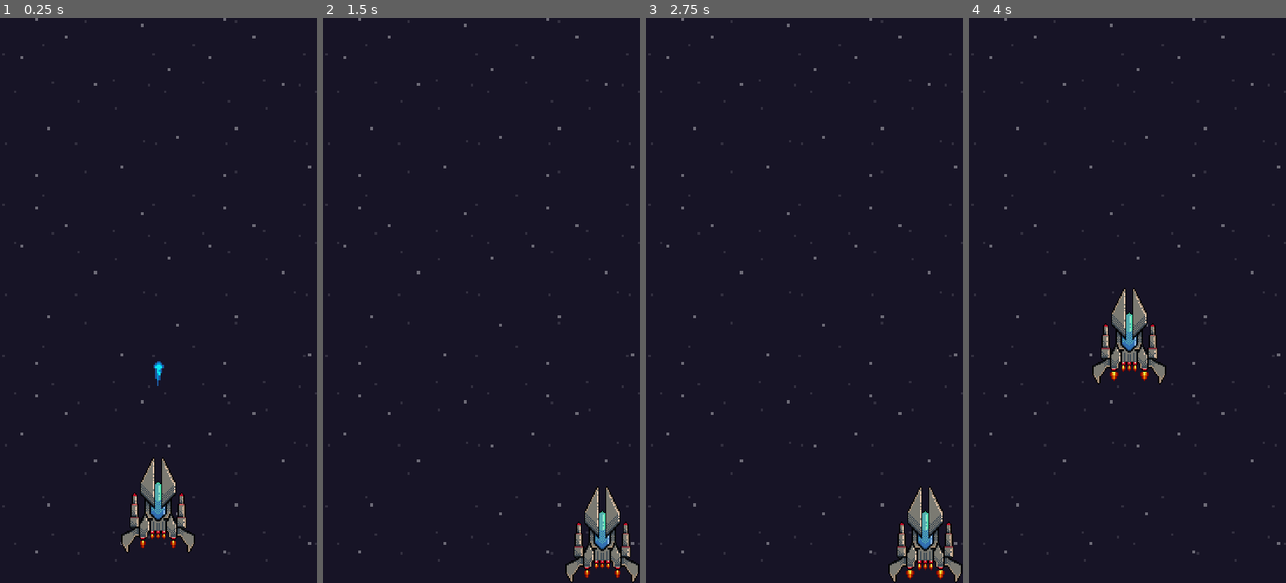
Above: before the commit, frames 1-4 (left to right).
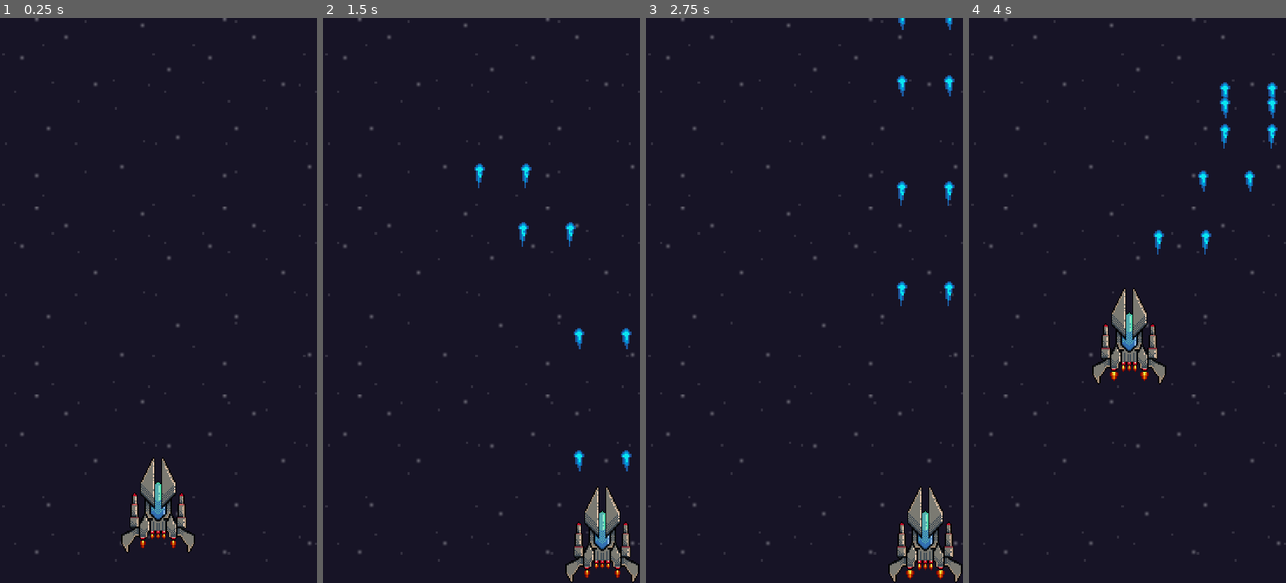
Above: after the commit, the same moments.

Repository: frv-dev/mining-space
Game: Godot game, scene res://modules/levels/main_level/MainLevel.tscn
Same seed, same stepped clock (60 frames per second), same inputs: the game is played once before the commit and once after it.
Inputs (mouse positions are in pixels of both pictures, inside the frame that each line leads up to):
- Up to frame 1 (0.25 s): no input
- Up to frame 2 (1.5 s): move the mouse to (551, 272) at 0.52 s; hold Right (ui_right) 0.53-1.28 s; tap Space (ui_accept) at 0.6, 0.77, 1.07, 1.35 s; move the mouse to (418, 328) at 1.27 s; hold Down (ui_down) from 1.28 s (still down)
- Up to frame 3 (2.75 s): tap Space (ui_accept) at 1.52, 1.82, 2.1 s; move the mouse to (836, 176) at 2.02 s; release Down (ui_down) at 2.03 s; hold Right (ui_right) from 2.03 s (still down)
- Up to frame 4 (4 s): move the mouse to (1111, 413) at 2.77 s; release Right (ui_right) at 2.78 s; hold Up (ui_up) 2.78-3.53 s; tap Space (ui_accept) at 2.85, 3.02, 3.32, 3.6, 3.77 s; move the mouse to (1222, 385) at 3.52 s; hold Left (ui_left) from 3.53 s (still down)

The runs differ from the first frame. In frame 1, 0.4% of the frame differs, in the area x 6-99%, y 0-95%; in frame 2, 0.9%; in frame 3, 0.8%; in frame 4, 1.0%.

Commit message:
Shoot keys and controller mechanics implemented

Diff:
--- a/modules/characters/player/ship/scripts/Ship.gd
+++ b/modules/characters/player/ship/scripts/Ship.gd
@@ -1,15 +1,18 @@
 class_name Ship extends Node2D
 
 export (int) var speed := 1000
+export (int) var maximum_shoots := 7
 
 var screen_size_object: ScreenSize
 
 var width: float
 var height: float
 
+signal shoot(position)
+
 
 func _ready() -> void:
-	screen_size_object = load('res://modules/scripts/ScreenSize.gd').new(self)
+	screen_size_object = load('res://scripts/ScreenSize.gd').new(self)
 
 	var ship_sprite := ($ShipSprite as Sprite)
 
@@ -20,9 +23,10 @@
 
 
 func _process(delta: float) -> void:
-	_mouse_movement_mechanics(delta)
-	_keys_controller_movement_mechanics(delta)
-	_movement_limitations(delta)
+	_mouse_and_finger_movement_mechanics(delta)
+	_keys_and_controller_movement_mechanics(delta)
+	_movement_limitations()
+	_keys_and_controller_shoot_mechanics()
 
 
 func _set_initial_position() -> void:
@@ -32,7 +36,7 @@
 	global_position.y = screen_size.y - (height / 2) - 100
 
 
-func _mouse_movement_mechanics(delta: float) -> void:
+func _mouse_and_finger_movement_mechanics(delta: float) -> void:
 	if Input.is_action_pressed('ui_click'):
 		var mouse_position := get_global_mouse_position()
 
@@ -43,7 +47,7 @@
 			translate(global_position.direction_to(mouse_position) * speed * delta)
 
 
-func _keys_controller_movement_mechanics(delta: float) -> void:
+func _keys_and_controller_movement_mechanics(delta: float) -> void:
 	if Input.is_action_pressed('ui_click'):
 		return
 
@@ -62,7 +66,7 @@
 	translate(Vector2(x_direction, y_direction) * speed * delta)
 
 
-func _movement_limitations(delta: float) -> void:
+func _movement_limitations() -> void:
 	var screen_size := screen_size_object.get_size()
 
 	var x_minimum := round(width / 4)
@@ -73,3 +77,12 @@
 
 	global_position.x = clamp(global_position.x, x_minimum, x_maximum)
 	global_position.y = clamp(global_position.y, y_minimum, y_maximum)
+
+
+func _keys_and_controller_shoot_mechanics() -> void:
+	if Input.is_action_just_pressed('ui_accept'):
+		var quantity_shoots = get_tree().get_nodes_in_group('shoots').size()
+
+		if quantity_shoots < maximum_shoots * 2:
+			emit_signal('shoot', Vector2(global_position.x - 82, global_position.y - 80))
+			emit_signal('shoot', Vector2(global_position.x + 78, global_position.y - 80))
--- a/modules/levels/main_level/MainLevel.tscn
+++ b/modules/levels/main_level/MainLevel.tscn
@@ -2,14 +2,15 @@
 
 [ext_resource path="res://modules/characters/player/ship/Ship.tscn" type="PackedScene" id=1]
 [ext_resource path="res://modules/models/backgrounds/deep_space/DeepSpace.tscn" type="PackedScene" id=2]
-[ext_resource path="res://modules/models/shots/small-shot/SmallShot.tscn" type="PackedScene" id=3]
+[ext_resource path="res://modules/levels/main_level/scripts/MainLevel.gd" type="Script" id=4]
 
 [node name="MainLevel" type="Node2D"]
+script = ExtResource( 4 )
 
 [node name="DeepSpace" parent="." instance=ExtResource( 2 )]
 
 [node name="Ship" parent="." instance=ExtResource( 1 )]
 position = Vector2( 540, 1700 )
+z_index = 1
 
-[node name="SmallShot" parent="." instance=ExtResource( 3 )]
-position = Vector2( 540, 1458 )
+[connection signal="shoot" from="Ship" to="." method="_on_Ship_shoot"]
--- /dev/null
+++ b/modules/levels/main_level/scripts/MainLevel.gd
@@ -0,0 +1,12 @@
+class_name MainLevel extends Node2D
+
+var preloaded_small_shoot := preload('res://modules/models/shoots/small_shoot/SmallShoot.tscn') as PackedScene
+
+
+func _ready() -> void:
+	pass
+
+func _on_Ship_shoot(position: Vector2) -> void:
+	var small_shoot := preloaded_small_shoot.instance() as SmallShoot
+	small_shoot.global_position = position
+	add_child(small_shoot)
--- a/modules/models/shots/small-shot/SmallShot.tscn
+++ b/modules/models/shoots/small_shoot/SmallShoot.tscn
@@ -1,7 +1,7 @@
 [gd_scene load_steps=6 format=2]
 
-[ext_resource path="res://modules/models/shots/small-shot/assets/small-shot.png" type="Texture" id=1]
-[ext_resource path="res://modules/models/shots/small-shot/scripts/SmallShot.gd" type="Script" id=2]
+[ext_resource path="res://modules/models/shoots/small_shoot/assets/small-shoot.png" type="Texture" id=1]
+[ext_resource path="res://modules/models/shoots/small_shoot/scripts/SmallShoot.gd" type="Script" id=2]
 
 [sub_resource type="Animation" id=1]
 length = 0.001
@@ -19,7 +19,6 @@
 }
 
 [sub_resource type="Animation" id=2]
-resource_name = "moving"
 length = 0.2
 loop = true
 tracks/0/type = "value"
@@ -39,7 +38,7 @@
 radius = 18.0
 height = 16.0
 
-[node name="SmallShot" type="Node2D"]
+[node name="SmallShot" type="Node2D" groups=["shoots"]]
 script = ExtResource( 2 )
 __meta__ = {
 "_edit_group_": true
--- a/modules/models/shots/small-shot/scripts/SmallShot.gd
+++ b/modules/models/shoots/small_shoot/scripts/SmallShoot.gd
@@ -1,6 +1,6 @@
-class_name SmallShot extends Node2D
+class_name SmallShoot extends Node2D
 
-export (float) var speed := 1000.0
+export (float) var speed := 1200.0
 
 
 func _ready() -> void:
--- a/project.godot
+++ b/project.godot
@@ -14,10 +14,15 @@
 "language": "GDScript",
 "path": "res://modules/models/backgrounds/deep_space/scripts/BakcgroundDisplacement.gd"
 }, {
+"base": "Node2D",
+"class": "MainLevel",
+"language": "GDScript",
+"path": "res://modules/levels/main_level/scripts/MainLevel.gd"
+}, {
 "base": "Reference",
 "class": "ScreenSize",
 "language": "GDScript",
-"path": "res://modules/scripts/ScreenSize.gd"
+"path": "res://scripts/ScreenSize.gd"
 }, {
 "base": "Node2D",
 "class": "Ship",
@@ -25,15 +30,16 @@
 "path": "res://modules/characters/player/ship/scripts/Ship.gd"
 }, {
 "base": "Node2D",
-"class": "SmallShot",
+"class": "SmallShoot",
 "language": "GDScript",
-"path": "res://modules/models/shots/small-shot/scripts/SmallShot.gd"
+"path": "res://modules/models/shoots/small_shoot/scripts/SmallShoot.gd"
 } ]
 _global_script_class_icons={
 "BackgroundDisplacement": "",
+"MainLevel": "",
 "ScreenSize": "",
 "Ship": "",
-"SmallShot": ""
+"SmallShoot": ""
 }
 
 [application]
@@ -62,6 +68,28 @@
 
 [input]
 
+ui_accept={
+"deadzone": 0.5,
+"events": [ Object(InputEventKey,"resource_local_to_scene":false,"resource_name":"","device":0,"alt":false,"shift":false,"control":false,"meta":false,"command":false,"pressed":false,"scancode":32,"physical_scancode":0,"unicode":0,"echo":false,"script":null)
+, Object(InputEventJoypadButton,"resource_local_to_scene":false,"resource_name":"","device":0,"button_index":0,"pressure":0.0,"pressed":false,"script":null)
+ ]
+}
+ui_select={
+"deadzone": 0.5,
+"events": [  ]
+}
+ui_cancel={
+"deadzone": 0.5,
+"events": [  ]
+}
+ui_focus_next={
+"deadzone": 0.5,
+"events": [  ]
+}
+ui_focus_prev={
+"deadzone": 0.5,
+"events": [  ]
+}
 ui_left={
 "deadzone": 0.5,
 "events": [ Object(InputEventKey,"resource_local_to_scene":false,"resource_name":"","device":0,"alt":false,"shift":false,"control":false,"meta":false,"command":false,"pressed":false,"scancode":16777231,"physical_scancode":0,"unicode":0,"echo":false,"script":null)
@@ -90,10 +118,21 @@
 , Object(InputEventJoypadMotion,"resource_local_to_scene":false,"resource_name":"","device":0,"axis":1,"axis_value":1.0,"script":null)
  ]
 }
+ui_page_up={
+"deadzone": 0.5,
+"events": [  ]
+}
+ui_page_down={
+"deadzone": 0.5,
+"events": [  ]
+}
+ui_home={
+"deadzone": 0.5,
+"events": [  ]
+}
 ui_end={
 "deadzone": 0.5,
-"events": [ Object(InputEventKey,"resource_local_to_scene":false,"resource_name":"","device":0,"alt":false,"shift":false,"control":false,"meta":false,"command":false,"pressed":false,"scancode":16777230,"physical_scancode":0,"unicode":0,"echo":false,"script":null)
- ]
+"events": [  ]
 }
 ui_click={
 "deadzone": 0.5,
Renamed: assets/images/small-shot.png -> modules/models/shoots/small_shoot/assets/small-shoot.png
Not shown, changed: modules/models/shoots/small_shoot/assets/small-shoot.png.import
Renamed: modules/scripts/ScreenSize.gd -> scripts/ScreenSize.gd
